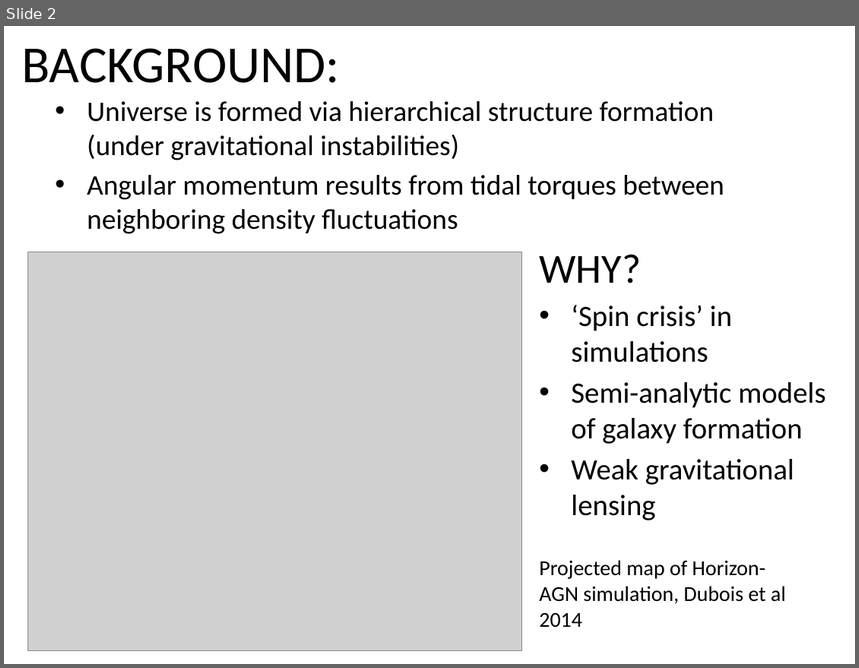
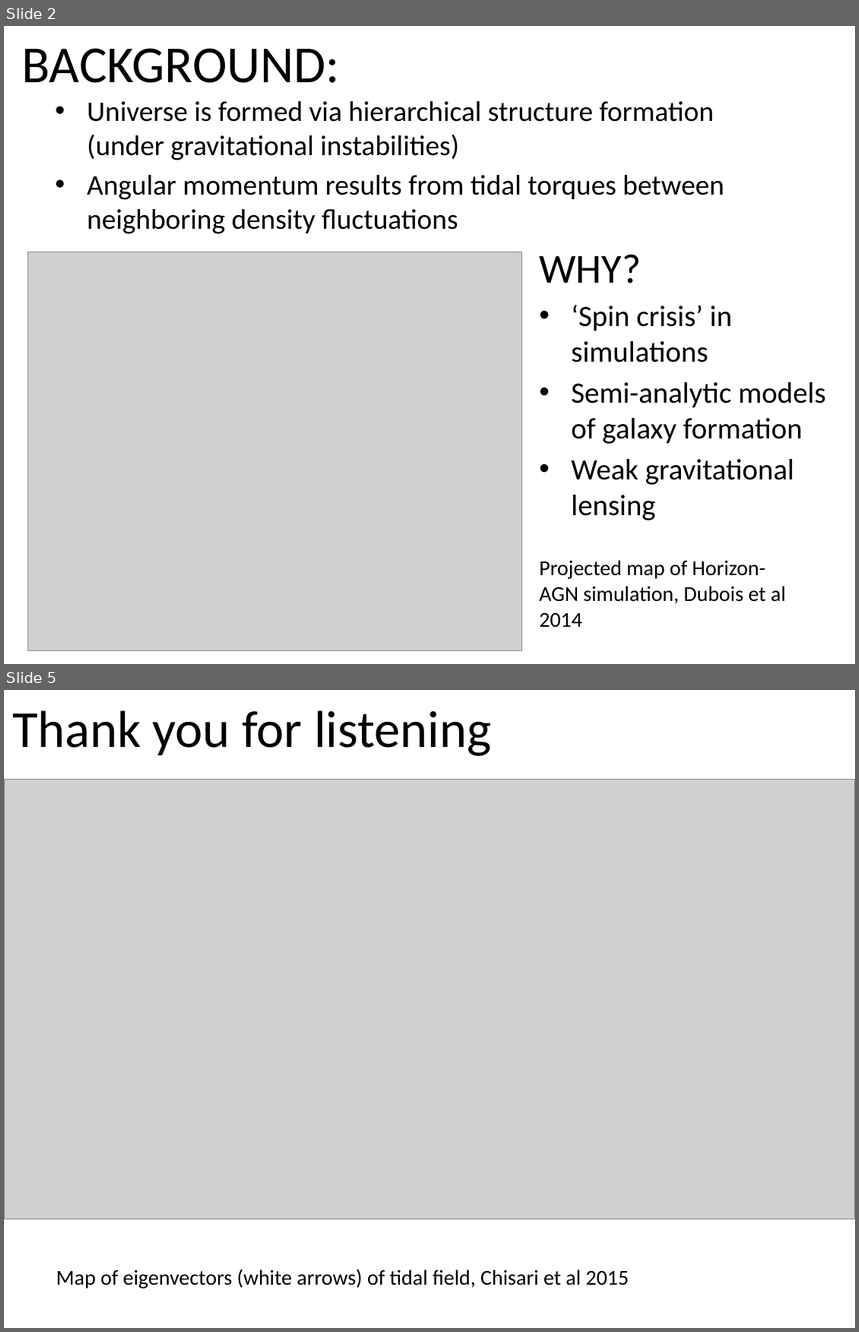
Before and after one commit to emilyhackett/icrar_report, a slide deck: PresentationSlides.pptx. Shown one above the other, each under a label of ours: slide 2 before the commit, slides 2 and 5 after it; the slides between them are not shown. The pictures are 859x668 and 859x1332 pixels, drawn with LibreOffice and Linux fonts; fonts in the diff are those of the drawing; grey boxes stand for pictures. Boxes give left, top, right and bottom in pixels: in the first picture for what was removed or moved away, otherwise in the second. Text is boxed around its words. In the diff, an @@ line names an element or a change of style, - is before the commit and + after.

Commit message:
Added thank you for listening slide and changed I and T definitions to chisari 2015

```diff
--- a/PresentationSlides.pptx
+++ b/PresentationSlides.pptx
@@ slide 5 added at [4,690,855,1328], background #FFFFFF @@
@@ title added at [12,711,491,756], 44 pt, text #000000 @@
+Thank you for listening
@@ picture added at [4,780,855,1220] @@
@@ text added at [56,1269,629,1289], 18 pt, text #000000 @@
+Map of eigenvectors (white arrows) of tidal field, Chisari et al 2015
```
Also in this commit, not shown: 2 slides changed, 1 other file.
